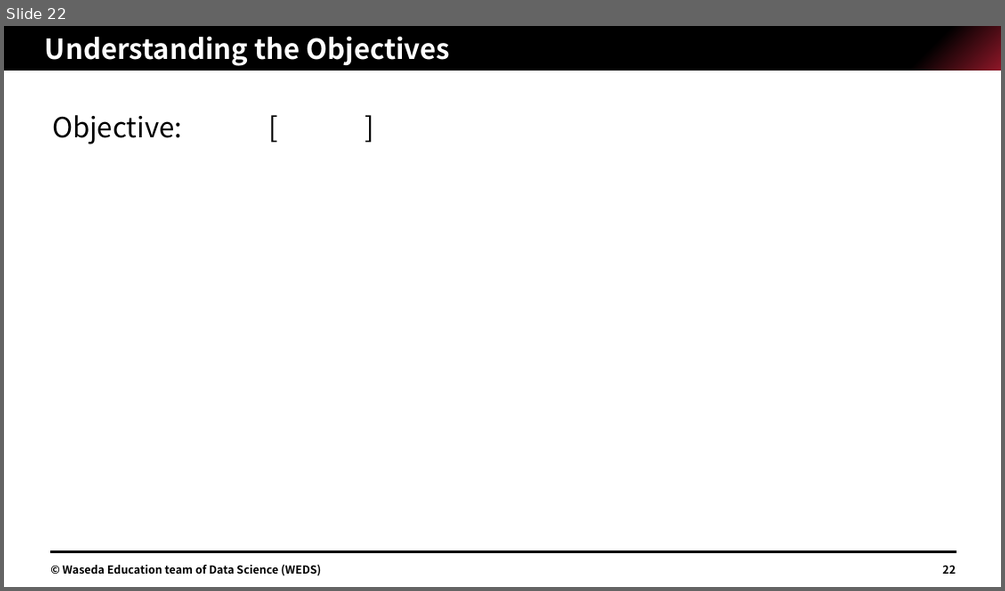
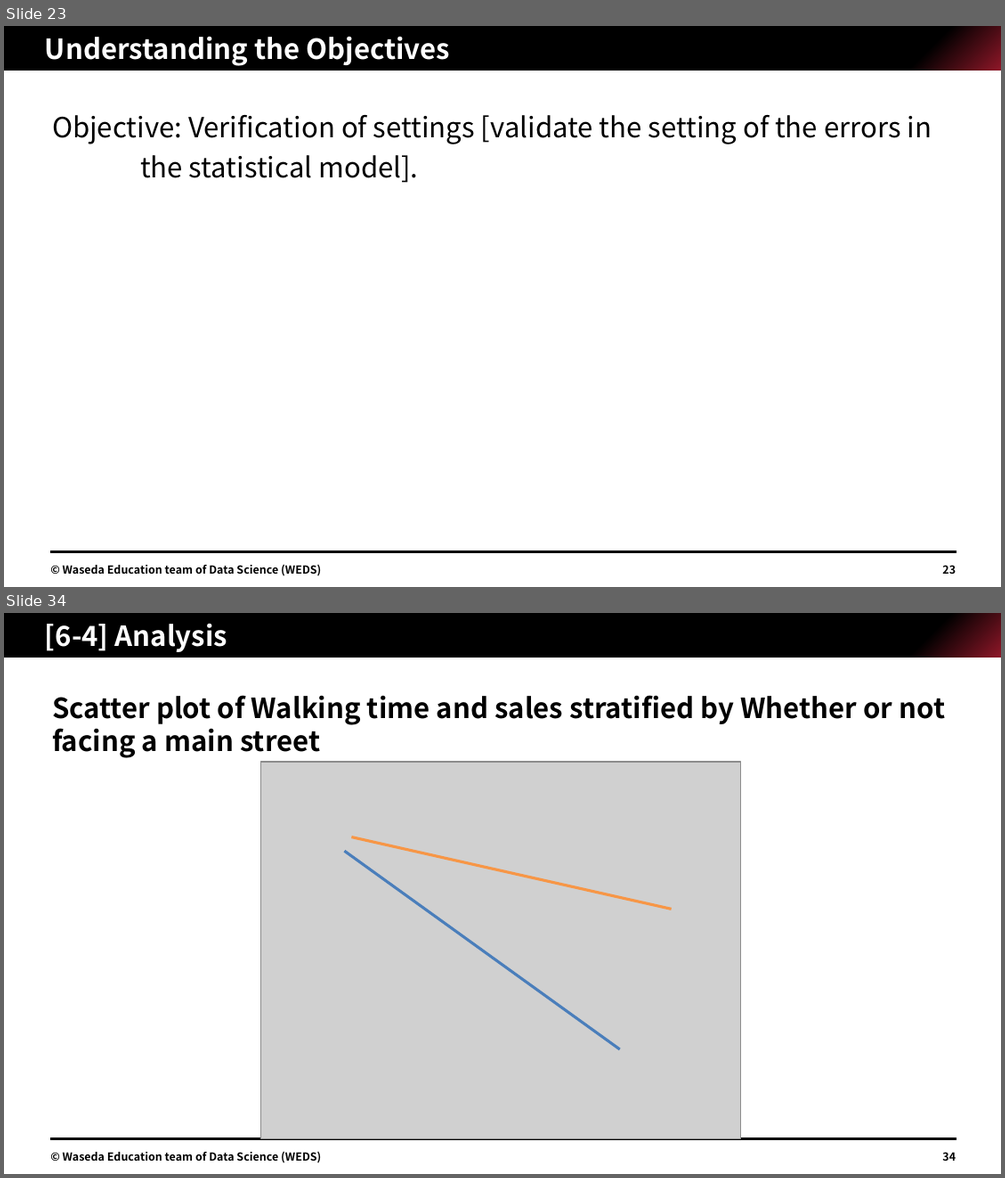
Before and after one commit to Jimin-Park0901/Data-Science, a slide deck: Store_Sale/assignment/1W22CF16.pptx. Shown one above the other, each under a label of ours: slide 22 before the commit, slides 23 and 34 after it; the slides between them are not shown. The pictures are 1005x591 and 1005x1178 pixels, drawn with LibreOffice and Linux fonts; fonts in the diff are those of the drawing; grey boxes stand for pictures. Boxes give left, top, right and bottom in pixels: in the first picture for what was removed or moved away, otherwise in the second. Text is boxed around its words. In the diff, an @@ line names an element or a change of style, - is before the commit and + after.

```diff
--- a/Store_Sale/assignment/1W22CF16.pptx
+++ b/Store_Sale/assignment/1W22CF16.pptx
@@ slide 34 added at <box>4,613,1001,1174</box>, background #FFFFFF; not listed: 2 template elements that a slide beside it also shows @@
@@ title added at <box>45,623,227,652</box>, 20 pt, text #FFFFFF, bold @@
+[6-4] Analysis
@@ text added at <box>52,695,945,758</box>, 20 pt, text #000000, bold @@
+Scatter plot of Walking time and sales stratified by Whether or not facing a main street
@@ picture added at <box>260,762,741,1138</box> @@
@@ line added from (344, 852) to (620, 1050), #4B7EBC 2 pt @@
@@ line added from (352, 837) to (671, 909), #F79646 2 pt @@
@@ text added at <box>63,1151,321,1163</box>, 8 pt, text #000000, bold @@
+© Waseda Education team of Data Science (WEDS)
@@ page number added at <box>942,1151,955,1160</box>, 8 pt, text #000000, bold @@
+34
@@ what was slide 22 is now slide 23 @@
@@ slide 23 changed as well @@
@@ text at <box>52,115,932,183</box>: text changed @@
-Objective: [ ]
+Objective: Verification of settings [validate the setting of the errors in the statistical model].
```
Also in this commit, not shown: 16 other slides changed, 22 other slides added, 1 slide removed, 4 other files.
